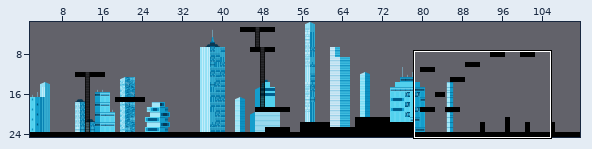
An edit to a level. Tiled map (JSON), assets/tilemaps/The City.json. Above, an overview of the earlier version with the close-up marked.
Close-up. Before:
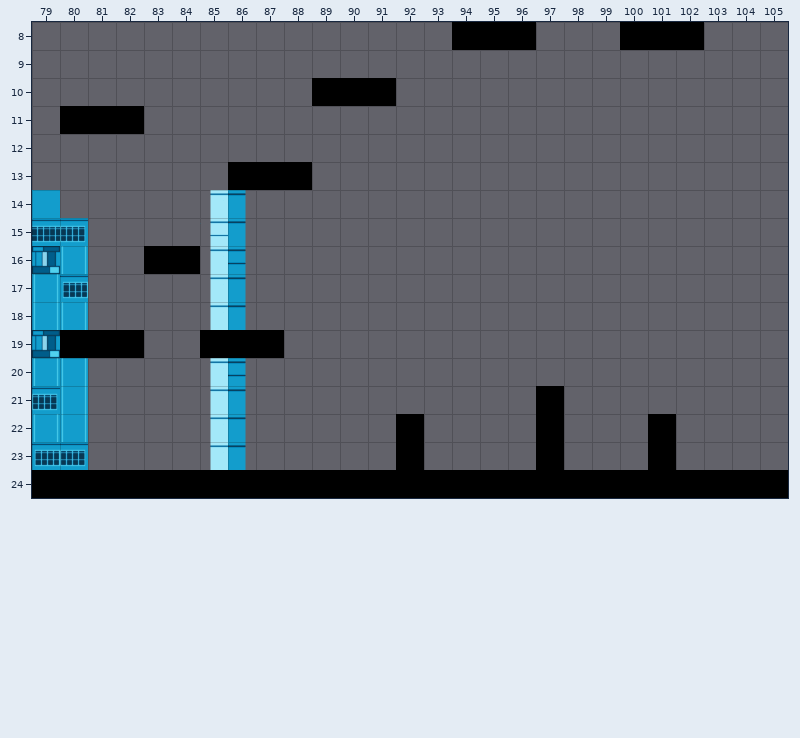
Cells are 32x32 px. Shown: x 79..105, y 8..24. The commit also changed other parts of the map, which this record leaves out. The old version is drawn lined up with the new one.
And afterwards:
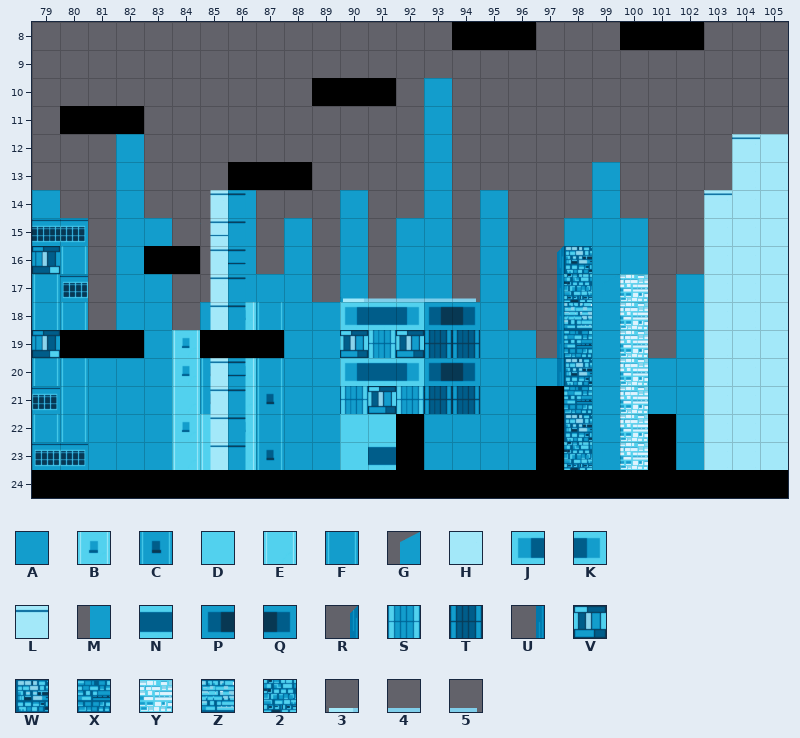
Key: from "Skyscrapers": A 1, B 3, C 4, D 15, E 17, F 18, G 28, H 30, J 31, K 32, L 34, M 42, N 44, P 45, Q 46, R 56, S 59, T 60, U 70, V 74, W 102, X 103, Y 104, Z 116, 2 117, 3 121, 4 123, 5 124.
_ is an empty cell.
Tiles of an added or newly shown layer are drawn over the layers below it.
Edits made:
map size 150x25 -> 200x25 cells
Layer "Right back" (now shown):
There is now tile A in rows 10 to 11 at x 93; in row 12 at x 82 and 93; in row 13 at x 82, 93 and 99; in row 14 at x 82, 86, 90, 93, 95 and 99; in row 15 at x 82 to 83, 86, 88, 90, 92 to 93, 95 and 98 to 100; in row 16 at x 82, 86, 88, 90, 92 to 93, 95 and 99 to 100.
There is now tile A in row 17 at x 82 to 83, 86 to 88, 90, 92 to 93, 95, 99 and 102; in row 18 at x 82 to 83, 85, 88 to 89, 95, 99 and 102; in row 19 at x 83, 88 to 89, 95 to 96, 99 and 102; in row 20 at x 82 to 83, 88 to 89, 95 to 97, 99 and 101 to 102; in row 21 at x 82 to 83, 88 to 89, 95 to 96, 99 and 101 to 102; in rows 22 to 23 at x 82 to 83, 88 to 89, 95 to 96, 99 and 102.
Layer "Back scrapers" (now shown):
There is now tile 2 in row 17 at x 98; in row 23 at x 98.
There is now tile 3 in row 17 at x 90.
There is now tile 4 in row 17 at x 91 to 93.
There is now tile 5 in row 17 at x 94.
There is now tile A in rows 20 to 21 at x 81; in rows 22 to 23 at x 81 and 93 to 94.
There is now tile B in row 18 at x 86; in row 19 at x 84; in row 20 at x 84 and 86; in row 22 at x 84 and 86.
There is now tile C in row 20 at x 85; in row 21 at x 85 and 87; in row 23 at x 87.
There is now tile D in row 22 at x 90 to 91; in row 23 at x 90.
There is now tile E in row 21 at x 84 and 86; in row 22 at x 85; in row 23 at x 84 to 86.
There is now tile F in row 18 at x 87; in row 20 at x 87; in row 22 at x 87.
There is now tile G in row 17 at x 99.
There is now tile H in row 12 at x 105; in rows 13 to 14 at x 104 to 105; in rows 15 to 23 at x 103 to 105.
There is now tile J in row 18 at x 90; in row 20 at x 90.
There is now tile K in row 18 at x 92; in row 20 at x 92.
There is now tile L in row 12 at x 104; in row 14 at x 103.
There is now tile M in rows 18 to 23 at x 99.
There is now tile N in row 18 at x 91; in row 20 at x 91; in row 23 at x 91.
There is now tile P in row 18 at x 93; in row 20 at x 93.
There is now tile Q in row 18 at x 94; in row 20 at x 94.
There is now tile R in row 16 at x 97.
There is now tile S in row 19 at x 91; in row 21 at x 90 and 92.
There is now tile T in row 19 at x 93 to 94; in row 21 at x 93 to 94.
There is now tile U in rows 17 to 20 at x 97.
There is now tile V in row 19 at x 90 and 92; in row 21 at x 91.
There is now tile W in row 16 at x 98; in row 20 at x 98; in row 22 at x 98.
There is now tile X in row 19 at x 98; in row 21 at x 98.
There is now tile Y in rows 17 to 23 at x 100.
There is now tile Z in row 18 at x 98.
Where, in picture pixels (left, top, right, bottom), the same in both close-ups:
added: (88, 78, 788, 470)
